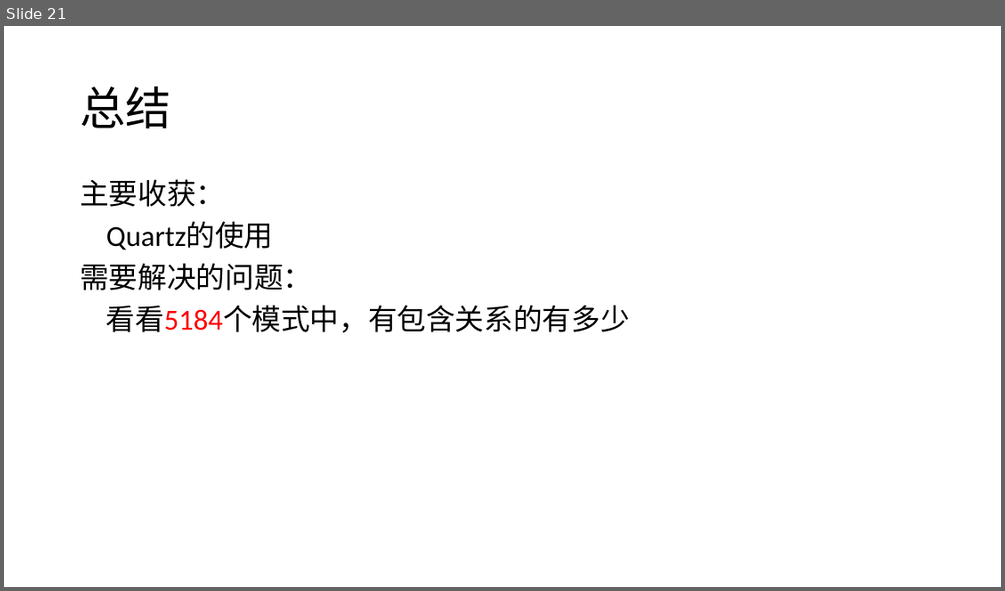
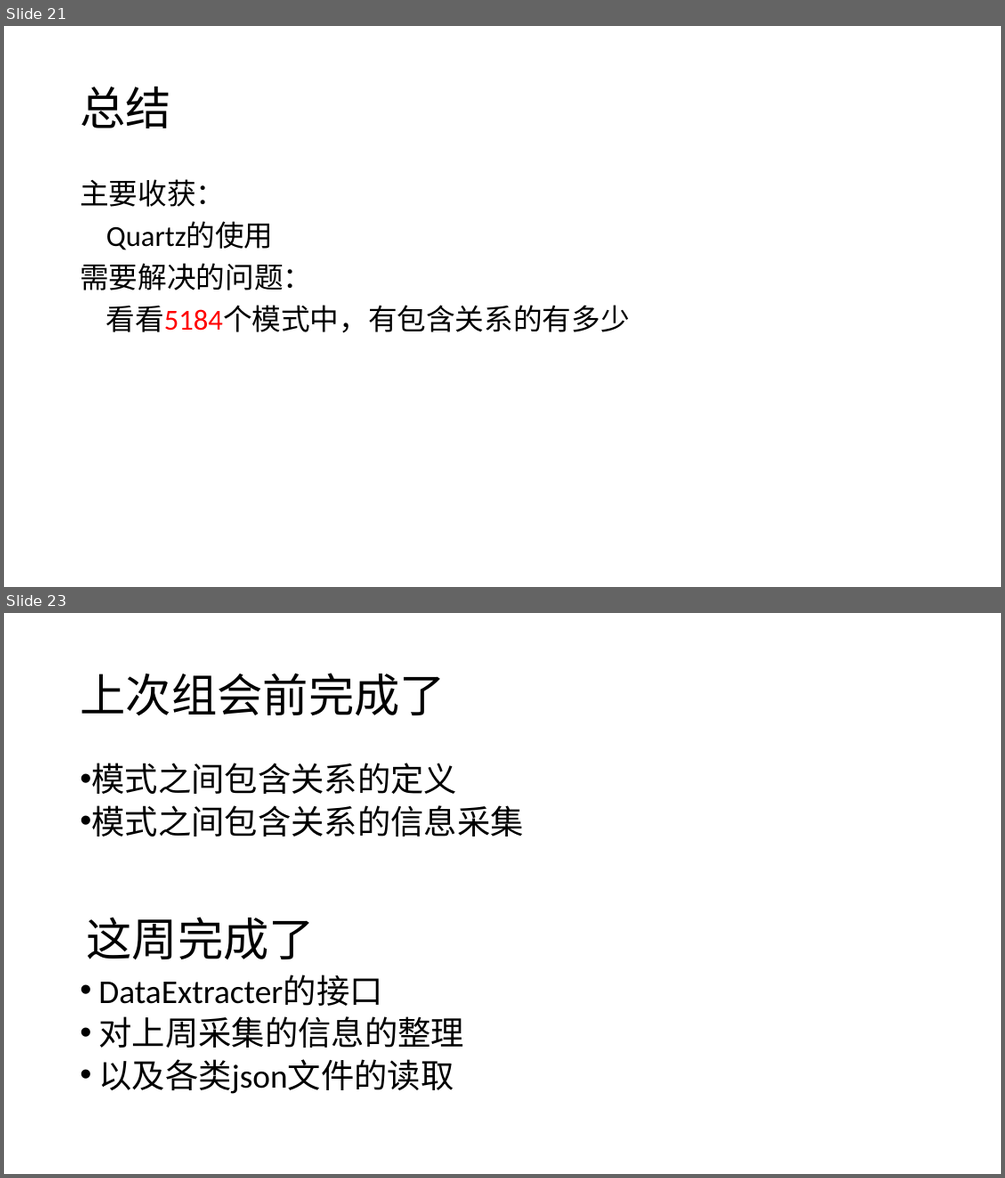
Before and after one commit to RosaryXiang/Pattern-Scheduler, a slide deck: Pattern Scheduler.pptx. Shown one above the other, each under a label of ours: slide 21 before the commit, slides 21 and 23 after it; the slides between them are not shown. The pictures are 1005x591 and 1005x1178 pixels, drawn with LibreOffice and Linux fonts; fonts in the diff are those of the drawing. Boxes give left, top, right and bottom in pixels: in the first picture for what was removed or moved away, otherwise in the second. Text is boxed around its words. In the diff, an @@ line names an element or a change of style, - is before the commit and + after.

Commit message:
DataExtracter

```diff
--- a/Pattern Scheduler.pptx
+++ b/Pattern Scheduler.pptx
@@ slide 23 added at (4, 613, 1001, 1174), background #FFFFFF @@
@@ title added at (80, 673, 445, 715), 44 pt, text #000000 @@
+上次组会前完成了
@@ text added at (91, 763, 523, 1094), 32 pt, text #000000 @@
+• 模式之间包含关系的定义
+• 模式之间包含关系的信息采集
+• DataExtracter的接口
+• 对上周采集的信息的整理
+• 以及各类json文件的读取
@@ text added at (87, 916, 316, 959), 44 pt, text #000000 @@
+这周完成了
```
Also in this commit, not shown: 5 other slides added, 7 other files.
